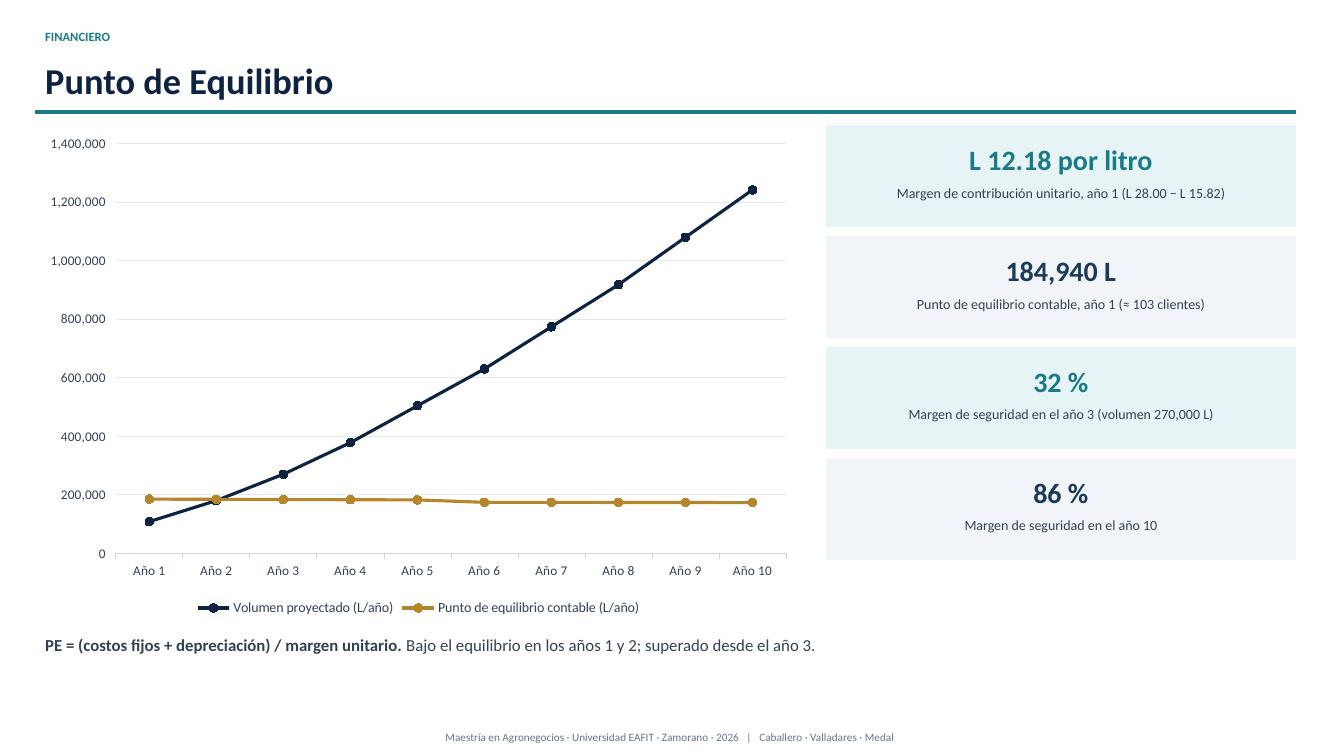
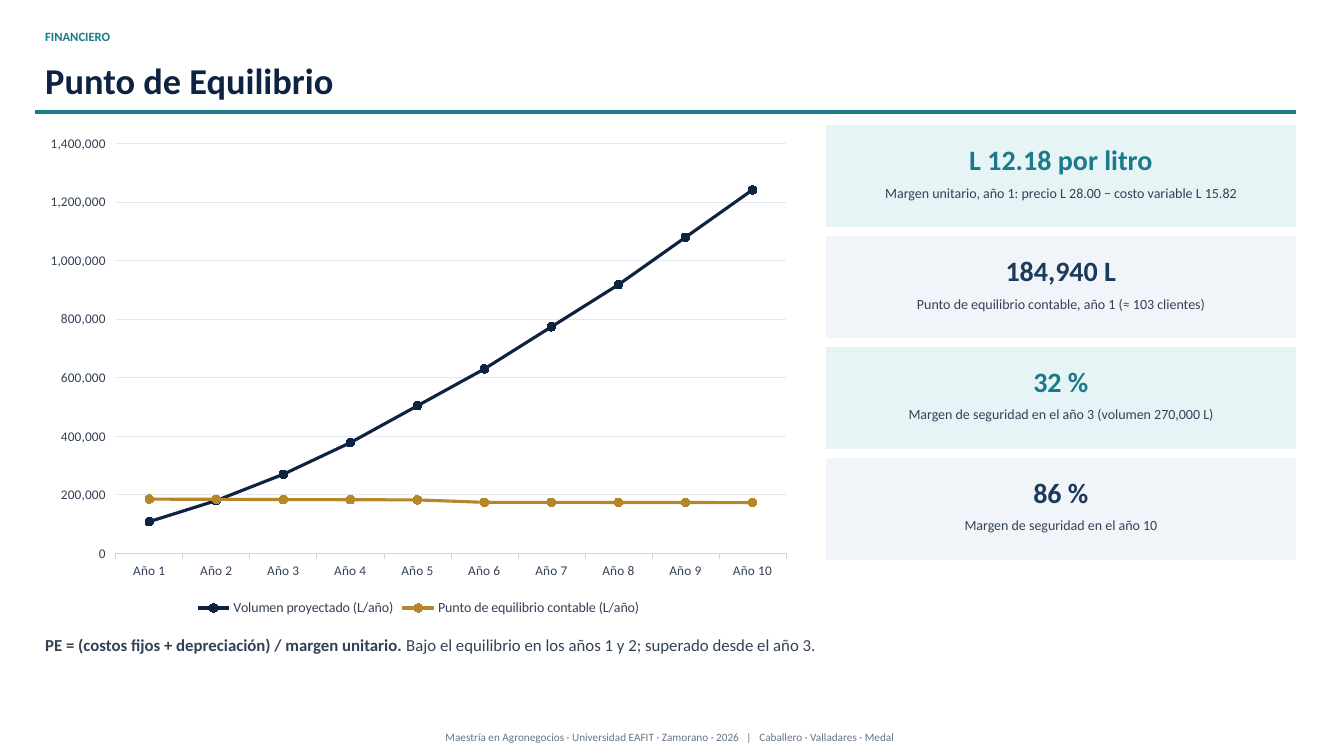
Before and after one commit to modelqdeluxe-ops/ss, a slide deck: slide 25 of Defensa_Tesis_Jaime_Fredy_Horacio_corregida.pptx. Drawn at 1344x756 pixels with LibreOffice and Linux fonts; fonts in the diff are those of the drawing. Boxes give left, top, right and bottom in pixels: in the first picture for what was removed or moved away, otherwise in the second. Text is boxed around its words. In the diff, an @@ line names an element or a change of style, - is before the commit and + after.

```diff
--- a/Defensa_Tesis_Jaime_Fredy_Horacio_corregida.pptx
+++ b/Defensa_Tesis_Jaime_Fredy_Horacio_corregida.pptx
@@ text at (885,188,1237,201): text changed @@
-Margen de contribución unitario, año 1 (L 28.00 − L 15.82)
+Margen unitario, año 1: precio L 28.00 − costo variable L 15.82
```
Also in this commit, not shown: 12 other slides changed, 1 other file.
